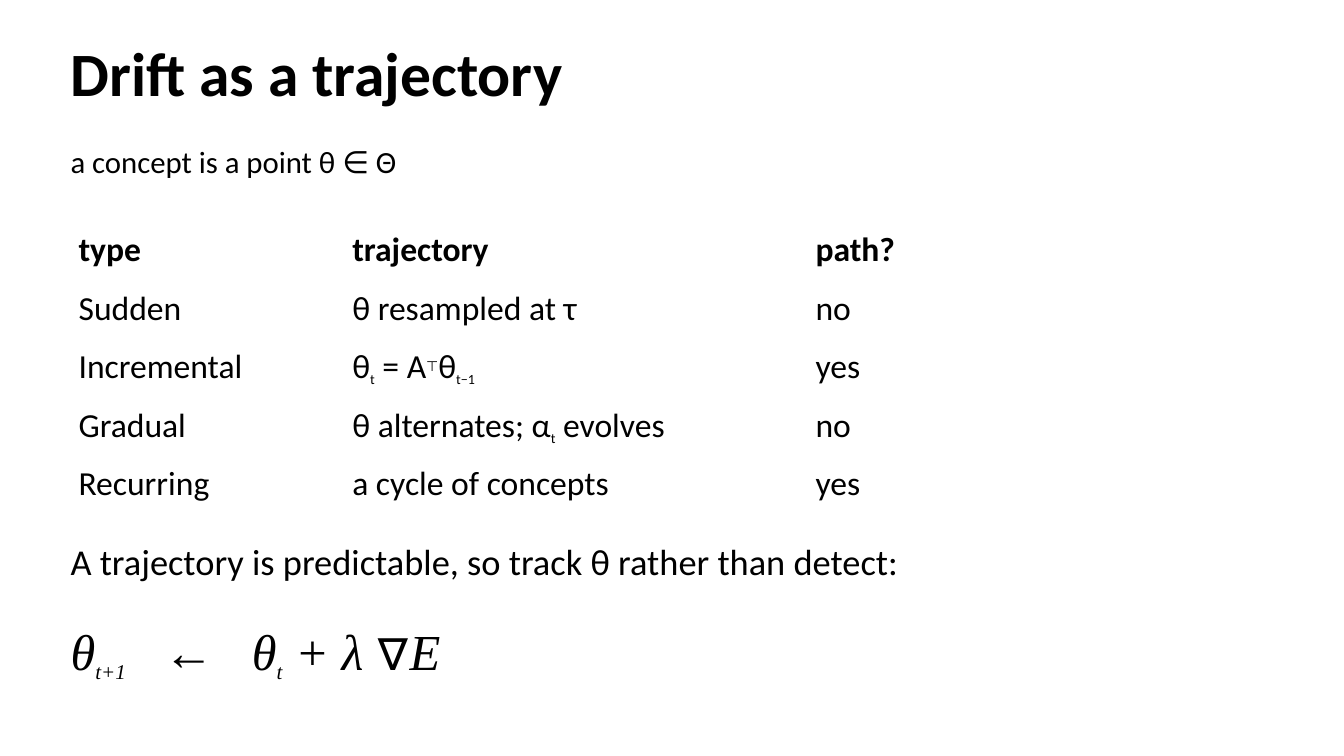
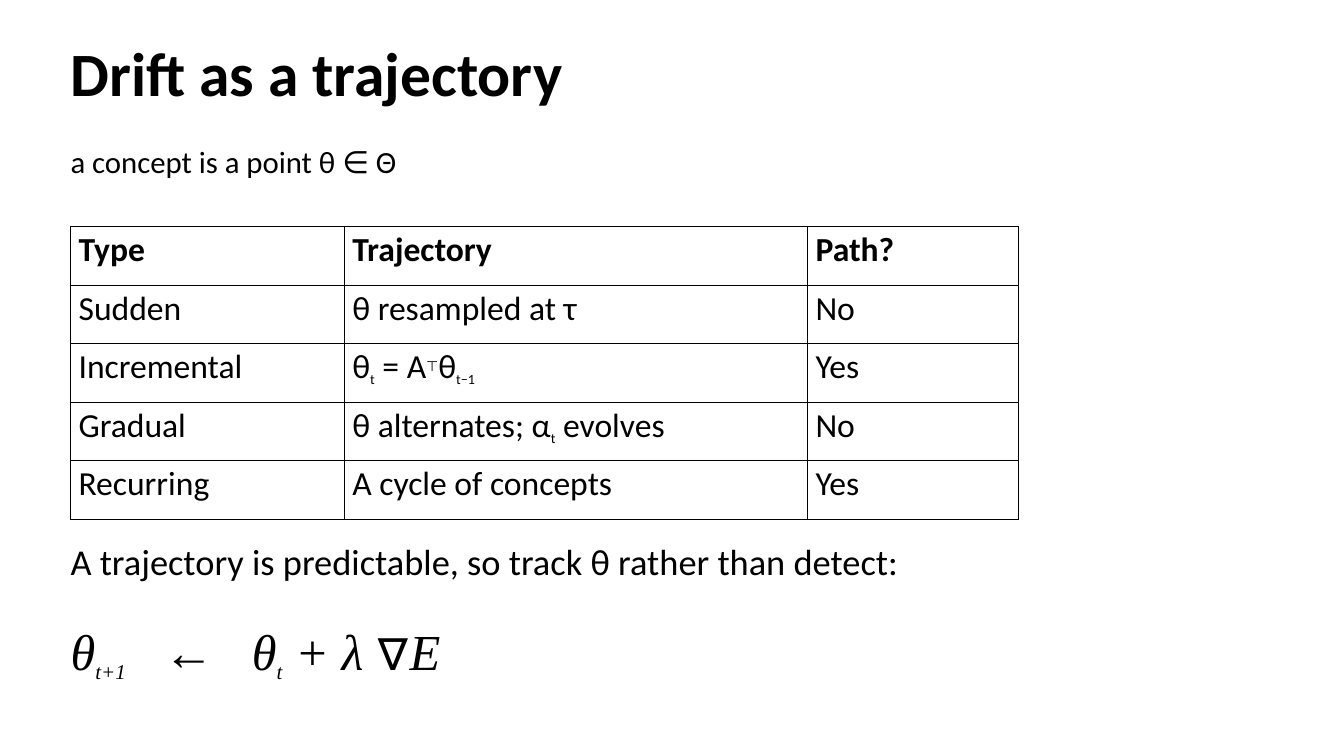
Before and after one commit to phuong0111/time-series-research, a slide deck: slide 14 of data-drift/seminar.pptx. Drawn at 1344x756 pixels with LibreOffice and Linux fonts; fonts in the diff are those of the drawing. Boxes give left, top, right and bottom in pixels: in the first picture for what was removed or moved away, otherwise in the second. Text is boxed around its words. In the diff, an @@ line names an element or a change of style, - is before the commit and + after.

```diff
--- a/data-drift/seminar.pptx
+++ b/data-drift/seminar.pptx
@@ table at (x1=71, y1=227, x2=1019, y2=519) @@
-row 1: type | trajectory | path?
+row 1: Type | Trajectory | Path?
-row 2, column 3: no
+row 2, column 3: No
-row 3, column 3: yes
+row 3, column 3: Yes
-row 4, column 3: no
+row 4, column 3: No
-row 5, column 2: a cycle of concepts
+row 5, column 2: A cycle of concepts
-row 5, column 3: yes
+row 5, column 3: Yes
@@ borders changed @@
```
Also in this commit, not shown: 15 other slides changed, 1 other file.
